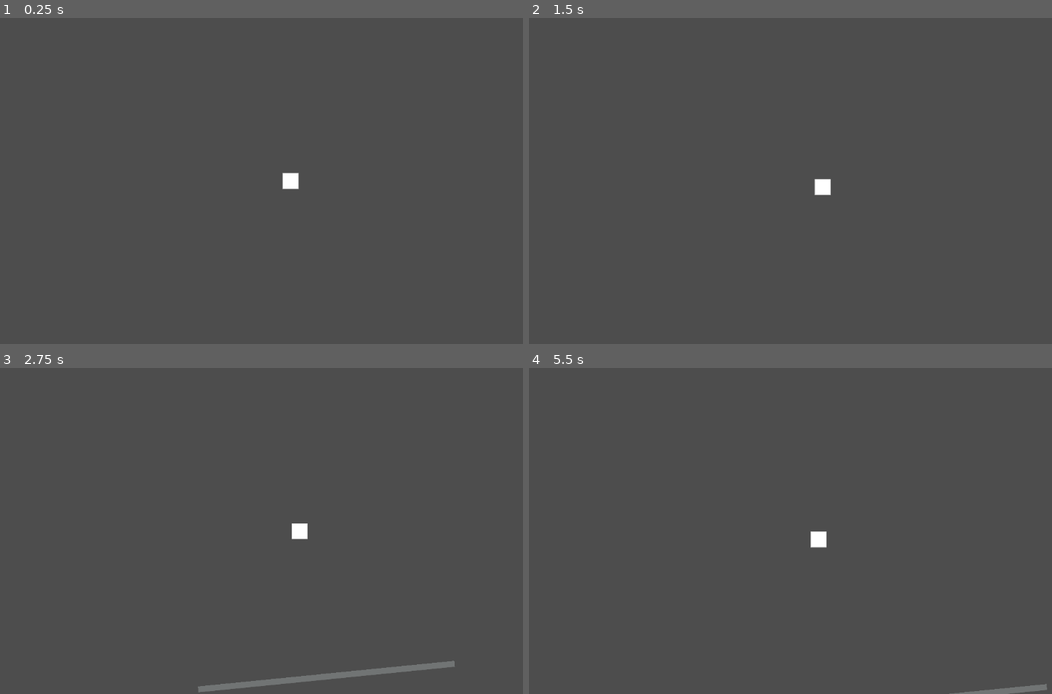
Above: before the commit, frames 1-4 (two rows, left to right).
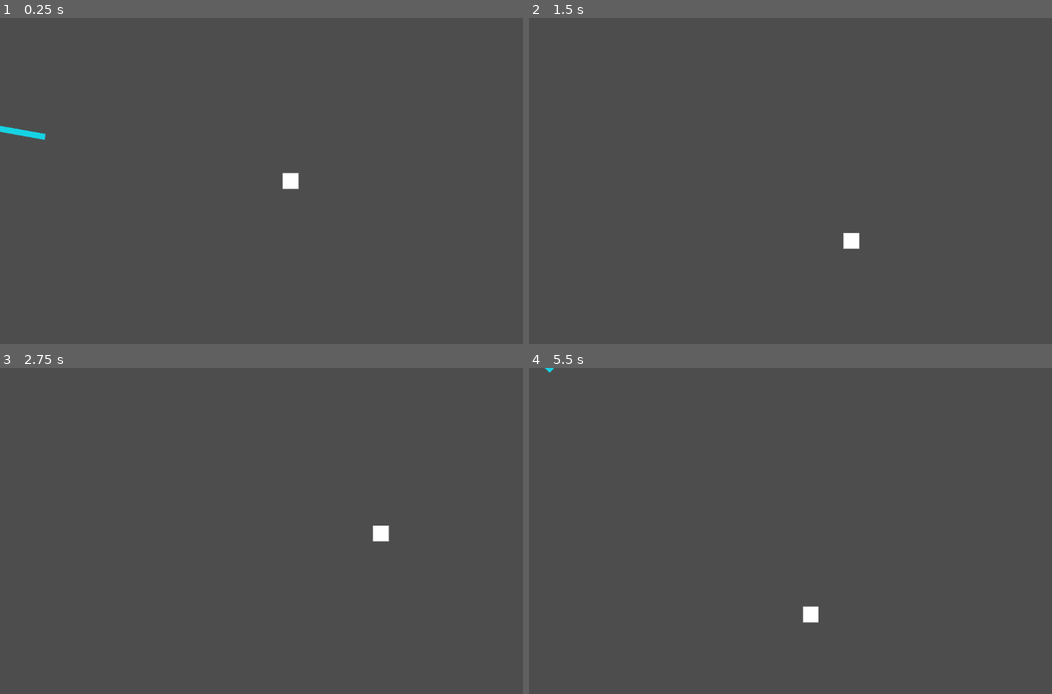
Above: after the commit, the same moments.

Repository: Abbarnan/DashNBeatScripts
Game: Godot game, scene res://Levels/MainGameMenu.tscn
Same seed, same stepped clock (60 frames per second), same inputs: the game is played once before the commit and once after it.
Inputs:
- Up to frame 1 (0.25 s): no input
- Up to frame 2 (1.5 s): tap Enter at 0.5 s; hold Right (ui_right) 0.53-1.28 s; hold Down (ui_down) from 1.28 s (still down)
- Up to frame 3 (2.75 s): release Down (ui_down) at 2.03 s; hold Right (ui_right) from 2.03 s (still down)
- Up to frame 4 (5.5 s): release Right (ui_right) at 2.78 s; hold Up (ui_up) 2.78-3.53 s; hold Left (ui_left) 3.53-5.03 s; tap Space at 5 s; hold Down (ui_down) from 5.03 s (still down)

The runs differ from the first frame. In frame 1, 0.2% of the frame differs, in the area x 0-9%, y 32-38%; in frame 2, 0.3%; in frame 3, 1.2%, in the area x 37-87%, y 47-100%; in frame 4, 0.6%.

Commit message:
Attack change
finished rotation attack

Diff:
--- a/Levels/MainGameMenu.tscn
+++ b/Levels/MainGameMenu.tscn
@@ -1,16 +1,16 @@
 [gd_scene load_steps=4 format=3 uid="uid://kbe8gnadxdcv"]
 
 [ext_resource type="PackedScene" uid="uid://dm5awkowbngfc" path="res://Objects/Character.tscn" id="1_md177"]
-[ext_resource type="PackedScene" uid="uid://d0jvasmw7cvtc" path="res://Objects/Attack.tscn" id="2_abvts"]
+[ext_resource type="PackedScene" uid="uid://d0jvasmw7cvtc" path="res://Objects/AngleAlignedAttack.tscn" id="2_abvts"]
 [ext_resource type="Script" uid="uid://cddvseurt3u0j" path="res://Objects/AttackScript.gd" id="3_g4pb5"]
 
 [node name="Node2D" type="Node2D"]
 scale = Vector2(0.997624, 0.99544)
 
 [node name="Character" parent="." instance=ExtResource("1_md177")]
-position = Vector2(62.1477, 39.1787)
+position = Vector2(577.372, 324.48)
 
 [node name="Attack" parent="." instance=ExtResource("2_abvts")]
-position = Vector2(260.619, 404.846)
+position = Vector2(-13.031, 217.994)
 rotation = -6.18247
 script = ExtResource("3_g4pb5")
--- a/Objects/Attack.tscn
+++ b/Objects/AngleAlignedAttack.tscn
@@ -31,15 +31,18 @@
 }]
 
 [sub_resource type="RectangleShape2D" id="RectangleShape2D_apa06"]
-size = Vector2(512, 12)
+size = Vector2(208, 10)
 
 [node name="Attack" type="CharacterBody2D"]
 
 [node name="AnimatedSprite2D" type="AnimatedSprite2D" parent="."]
 sprite_frames = SubResource("SpriteFrames_q74ol")
-animation = &"Projection"
+animation = &"Actual"
 
 [node name="Area2D" type="Area2D" parent="."]
 
 [node name="CollisionShape2D" type="CollisionShape2D" parent="Area2D"]
 shape = SubResource("RectangleShape2D_apa06")
+
+[node name="Timer" type="Timer" parent="."]
+one_shot = true
--- a/Objects/AttackScript.gd
+++ b/Objects/AttackScript.gd
@@ -1,30 +1,21 @@
 extends CharacterBody2D
 var player : CharacterBody2D
-var angle_in_deg : float
+var angle_in_Rad : float
 var rotation_direction : int
-
+var sprite = AnimatedSprite2D
+var timer = Timer
 func _ready() -> void:
 	player = $"../Character"
+	sprite = $AnimatedSprite2D
+	timer = $Timer
+	sprite.play("Actual")
+	timer.start
 func degrees_Calculation():
-	angle_in_deg = atan2(player.position.y - position.y, player.position.x - position.x)
-	print("Angle in degrees: ", angle_in_deg)
-'''
-func positioning():
-	var rotation_direction : int
-	if angle_radians < 0:
-		rotation_direction = -1
+	angle_in_Rad = atan2(player.position.y - position.y, player.position.x - position.x)
+func _process(delta: float) -> void:
+	if timer.wait_time:
+		degrees_Calculation()
+		rotation = angle_in_Rad
 	else:
-		rotation_direction = 1
-	if angle_radians > 0.5:
-		rotate(0.1 * rotation_direction)
-	else:
-		rotate(0.1 * rotation_direction)
-'''
-func _process(delta: float) -> void:
-	degrees_Calculation()
-	if angle_in_deg > 0:
-		rotation = 0.1
-	elif angle_in_deg < 0:
-		rotation = -0.1
-	else:
-		rotation = 0
+		sprite.play("Projection")
+		position += Vector2(0.1,0.1)
--- a/Objects/Character.tscn
+++ b/Objects/Character.tscn
@@ -19,7 +19,7 @@
 
 [node name="Character" type="CharacterBody2D"]
 script = ExtResource("1_7ig0a")
-currentSpeed = 100
+currentSpeed = 1000
 
 [node name="AnimatedSprite2D" type="AnimatedSprite2D" parent="."]
 sprite_frames = SubResource("SpriteFrames_7ig0a")
